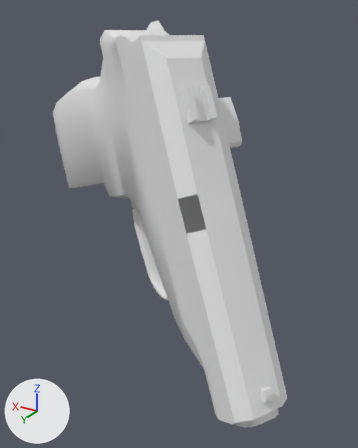
The OBJ model Vertex_Animation_Compiler/Assets/Makarov_Pistol_Draw26.obj as it was, and as the next commit left it.
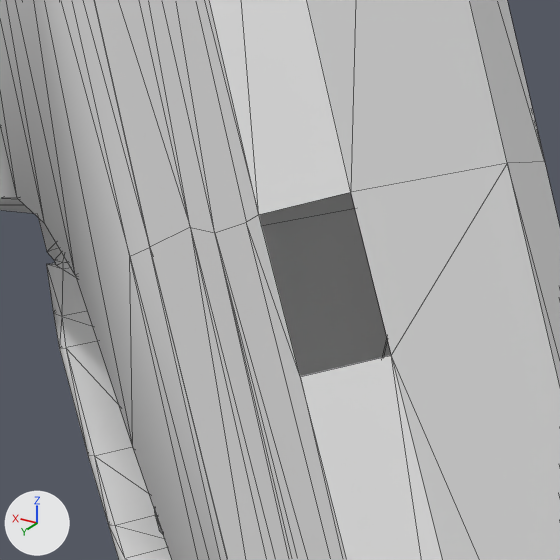
The first picture shows the older version from a camera (50 mm lens) standing at (-0.121, 0.3248, -0.3114) and looking at (-0.0366, 0.1842, -0.3817). The close-ups show both versions on the part from 34% to 68% of the width and 34% to 61% of the height of that picture; other places that the commit changed are outside them. Every picture has the same lights, and +X, +Y and +Z are marked at lower left. The close-ups show mesh edges as thin lines. Where no turn or scale is listed for an object, it has been applied to the vertices.

Objects in the first close-up: 'Rest_of_the_gun_Sphere', 'Top_Slider_Sphere.001'.
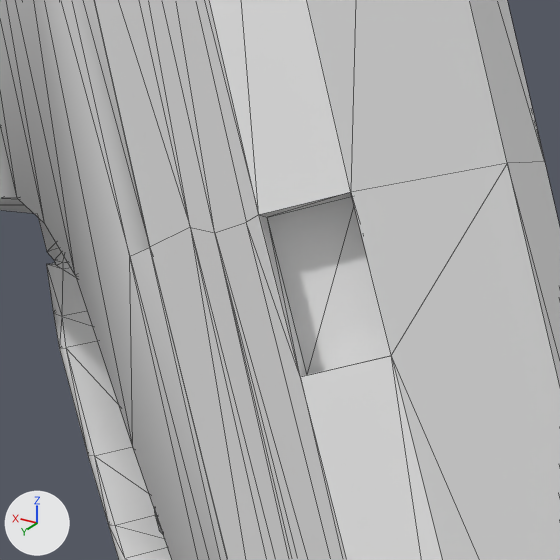
The change, as a diff of the scene's bpy script:
```diff
--- a/Vertex_Animation_Compiler/Assets/Makarov_Pistol_Draw26.obj.py
+++ b/Vertex_Animation_Compiler/Assets/Makarov_Pistol_Draw26.obj.py
@@ me_top_slider_sphere_001 @@
 # used by ob_top_slider_sphere_001; location = (0.0, 0.0, 0.0)
-me_top_slider_sphere_001.from_pydata(...)  # 127 vertices, 227 faces; spans x -0.0847..-0.0016, y 0.149..0.2108, z -0.4431..-0.3188
+me_top_slider_sphere_001.from_pydata(...)  # 131 vertices, 237 faces; spans x -0.0847..-0.0016, y 0.149..0.2108, z -0.4431..-0.3188
+# me_top_slider_sphere_001 part 1
+# 4 vertices are added at (-0.0457, 0.1935, -0.3798), (-0.0407, 0.1908, -0.3694), (-0.0514, 0.1905, -0.3779), (-0.0464, 0.1877, -0.3676)
+# 10 new faces join them
```

Where the change shows, as pixel boxes [x1, y1, x2, y2] in the close-ups (560 x 560 px):
part 1 of me_top_slider_sphere_001, added: after [259, 192, 391, 377]
